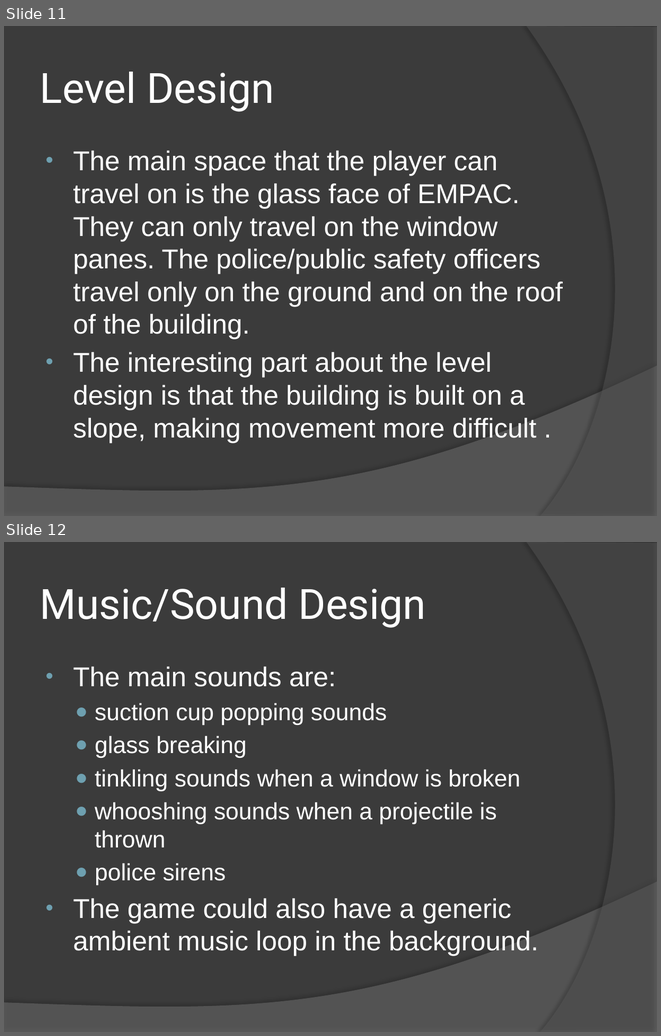
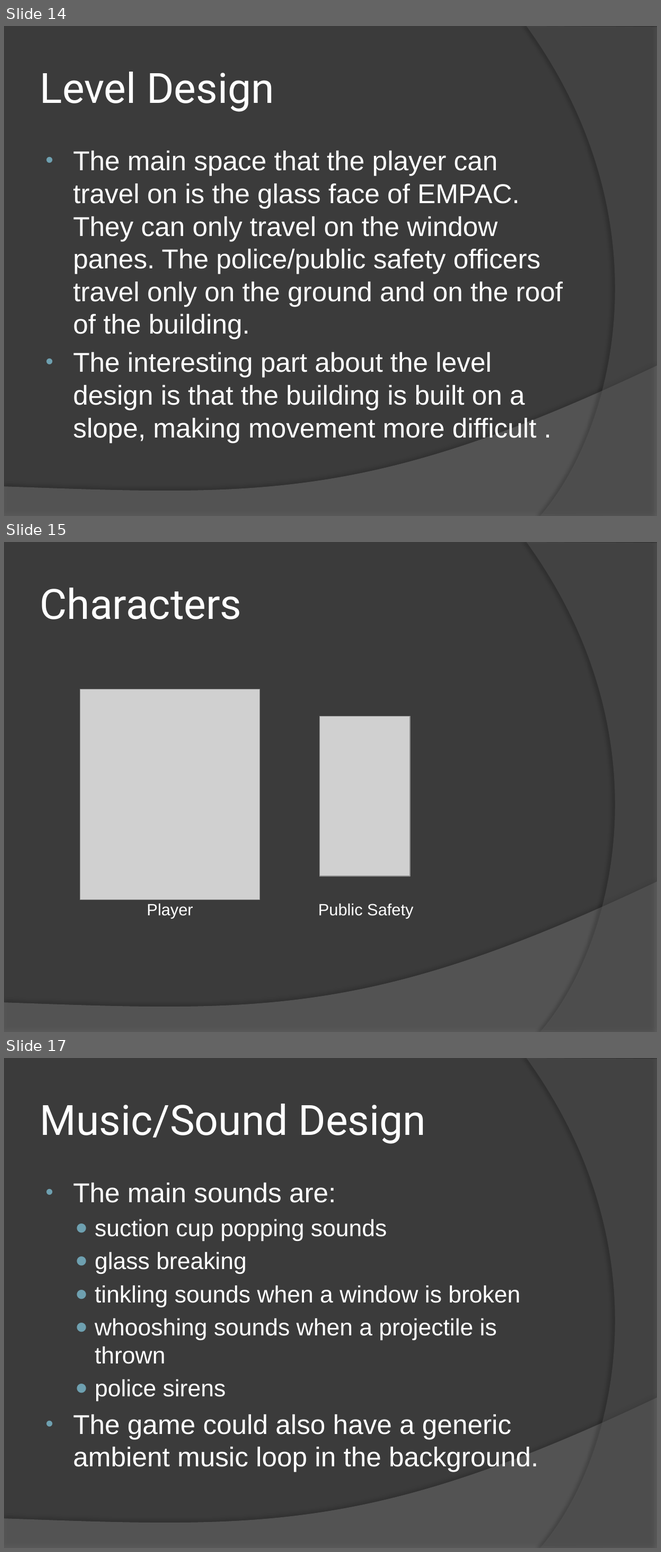
Before and after one commit to sonicma7/empacgame, a slide deck: Glassbreaker.pptx. Shown one above the other, each under a label of ours: slides 11 and 12 before the commit, slides 14, 15 and 17 after it; the slides between them are not shown. The pictures are 661x1036 and 661x1552 pixels, drawn with LibreOffice and Linux fonts; fonts in the diff are those of the drawing; grey boxes stand for pictures. Boxes give left, top, right and bottom in pixels: in the first picture for what was removed or moved away, otherwise in the second. Text is boxed around its words. In the diff, an @@ line names an element or a change of style, - is before the commit and + after.

```diff
--- a/Glassbreaker.pptx
+++ b/Glassbreaker.pptx
@@ slide 15 added at bbox=[4, 542, 657, 1032], background #3B3B3B; not listed: 2 template elements that a slide beside it also shows @@
@@ title added at bbox=[40, 588, 242, 619], 46 pt, text #FFFFFF @@
+Characters
@@ picture added at bbox=[80, 689, 260, 900] @@
@@ picture added at bbox=[319, 716, 410, 876] @@
@@ text added at bbox=[147, 903, 193, 918], 18 pt, text #FFFFFF @@
+Player
@@ text added at bbox=[318, 903, 413, 918], 18 pt, text #FFFFFF @@
+Public Safety
@@ what was slide 11 is now slide 14 @@
@@ what was slide 12 is now slide 17 @@
```
Also in this commit, not shown: 8 other slides added, 2 slides removed.
